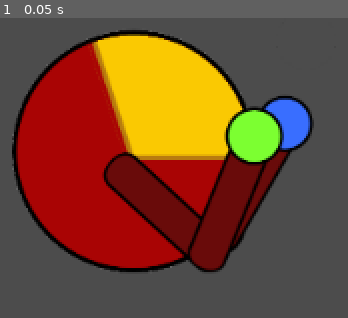
Above: before the commit, frame 1.
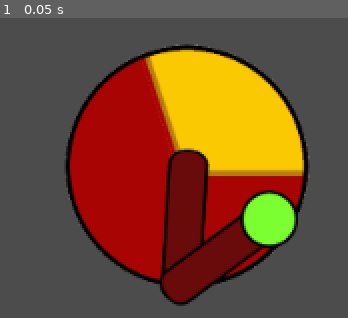
Above: after the commit, the same moment.

Repository: Smith1999Tom/Box-of-Bolts
Game: Godot game, scene res://Scenes/Main.tscn
The game is run twice, just before and just after one commit, with the same random seed, the same clock (stepped at 60 frames per second) and the same inputs. Before the commit the project starts from res://Main.tscn.
Inputs:
- Up to frame 1 (0.05 s): no input

The runs differ from the first frame. In frame 1, 42% of the frame differs, in the area x 3-91%, y 4-96%.

Commit message:
Create player object
Created the player object, and children nodes for each body part.
Added temporary art for each body part, and a temporary animation for right punch wind up.

Diff:
--- /dev/null
+++ b/Box of Bolts/Player.gd
@@ -0,0 +1,4 @@
+extends Node2D
+
+func _ready():
+	pass
--- a/Box of Bolts/Player.tscn
+++ /dev/null
@@ -1,19 +0,0 @@
-[gd_scene load_steps=3 format=2]
-
-[ext_resource path="res://Art/StaticMech.png" type="Texture" id=1]
-
-[sub_resource type="SpriteFrames" id=1]
-animations = [ {
-"frames": [ ExtResource( 1 ) ],
-"loop": true,
-"name": "StaticMech",
-"speed": 5.0
-} ]
-
-[node name="Player" type="Node2D"]
-
-[node name="AnimatedSprite" type="AnimatedSprite" parent="."]
-position = Vector2( 308.514, 327.167 )
-scale = Vector2( 0.5, 0.5 )
-frames = SubResource( 1 )
-animation = "StaticMech"
--- a/Box of Bolts/Main.tscn
+++ b/Box of Bolts/Scenes/Main.tscn
@@ -1,7 +1,8 @@
 [gd_scene load_steps=2 format=2]
 
-[ext_resource path="res://Player.tscn" type="PackedScene" id=1]
+[ext_resource path="res://Scenes/Player.tscn" type="PackedScene" id=1]
 
 [node name="Main" type="Node"]
 
 [node name="Player" parent="." instance=ExtResource( 1 )]
+position = Vector2( 18.9473, 14.7368 )
--- /dev/null
+++ b/Box of Bolts/Scenes/Player.tscn
@@ -0,0 +1,27 @@
+[gd_scene load_steps=5 format=2]
+
+[ext_resource path="res://Scenes/RArm/RightArm.tscn" type="PackedScene" id=1]
+[ext_resource path="res://Player.gd" type="Script" id=2]
+[ext_resource path="res://Art/Body.png" type="Texture" id=3]
+
+[sub_resource type="SpriteFrames" id=1]
+animations = [ {
+"frames": [ ExtResource( 3 ) ],
+"loop": true,
+"name": "StaticMech",
+"speed": 5.0
+} ]
+
+[node name="PlayerController" type="Node2D"]
+position = Vector2( -66.3419, 21.2294 )
+script = ExtResource( 2 )
+
+[node name="AnimatedSprite" type="AnimatedSprite" parent="."]
+position = Vector2( 315.1, 327.167 )
+scale = Vector2( 0.5, 0.5 )
+frames = SubResource( 1 )
+animation = "StaticMech"
+
+[node name="RightArm" parent="." instance=ExtResource( 1 )]
+position = Vector2( 137.328, 264.041 )
+scale = Vector2( 0.5, 0.5 )
--- /dev/null
+++ b/Box of Bolts/Scenes/RArm/RBicep.tscn
@@ -0,0 +1,14 @@
+[gd_scene load_steps=3 format=2]
+
+[ext_resource path="res://Art/RBicep.png" type="Texture" id=1]
+
+[sub_resource type="SpriteFrames" id=1]
+animations = [ {
+"frames": [ ExtResource( 1 ) ],
+"loop": true,
+"name": "default",
+"speed": 5.0
+} ]
+
+[node name="RBicep" type="AnimatedSprite"]
+frames = SubResource( 1 )
--- /dev/null
+++ b/Box of Bolts/Scenes/RArm/RFist.tscn
@@ -0,0 +1,28 @@
+[gd_scene load_steps=4 format=2]
+
+[ext_resource path="res://Art/RFist.png" type="Texture" id=1]
+
+[sub_resource type="SpriteFrames" id=1]
+animations = [ {
+"frames": [ ExtResource( 1 ) ],
+"loop": true,
+"name": "default",
+"speed": 5.0
+} ]
+
+[sub_resource type="CircleShape2D" id=2]
+radius = 37.3946
+
+[node name="RFist" type="Area2D"]
+position = Vector2( 0, 0.568802 )
+__meta__ = {
+"_edit_group_": true
+}
+
+[node name="AnimatedSprite" type="AnimatedSprite" parent="."]
+position = Vector2( 212.087, 194.94 )
+frames = SubResource( 1 )
+
+[node name="CollisionShape2D" type="CollisionShape2D" parent="."]
+position = Vector2( 211.151, 194.681 )
+shape = SubResource( 2 )
--- /dev/null
+++ b/Box of Bolts/Scenes/RArm/RForearm.tscn
@@ -0,0 +1,15 @@
+[gd_scene load_steps=3 format=2]
+
+[ext_resource path="res://Art/RForearm.png" type="Texture" id=1]
+
+[sub_resource type="SpriteFrames" id=1]
+animations = [ {
+"frames": [ ExtResource( 1 ) ],
+"loop": true,
+"name": "default",
+"speed": 5.0
+} ]
+
+[node name="RForearm" type="AnimatedSprite"]
+position = Vector2( -35.457, -15.5125 )
+frames = SubResource( 1 )
--- /dev/null
+++ b/Box of Bolts/Scenes/RArm/RightArm.tscn
@@ -0,0 +1,98 @@
+[gd_scene load_steps=5 format=2]
+
+[ext_resource path="res://Scenes/RArm/RForearm.tscn" type="PackedScene" id=1]
+[ext_resource path="res://Scenes/RArm/RFist.tscn" type="PackedScene" id=2]
+[ext_resource path="res://Scenes/RArm/RBicep.tscn" type="PackedScene" id=3]
+
+[sub_resource type="Animation" id=1]
+resource_name = "RPunch"
+loop = true
+tracks/0/type = "value"
+tracks/0/path = NodePath("RBicep:position")
+tracks/0/interp = 2
+tracks/0/loop_wrap = true
+tracks/0/imported = false
+tracks/0/enabled = true
+tracks/0/keys = {
+"times": PoolRealArray( 0, 1 ),
+"transitions": PoolRealArray( 1, 1 ),
+"update": 0,
+"values": [ Vector2( 400, 198.338 ), Vector2( 303.304, 201.751 ) ]
+}
+tracks/1/type = "value"
+tracks/1/path = NodePath("RBicep:rotation_degrees")
+tracks/1/interp = 2
+tracks/1/loop_wrap = true
+tracks/1/imported = false
+tracks/1/enabled = true
+tracks/1/keys = {
+"times": PoolRealArray( 0, 1 ),
+"transitions": PoolRealArray( 1, 1 ),
+"update": 0,
+"values": [ 0.0, 86.7 ]
+}
+tracks/2/type = "value"
+tracks/2/path = NodePath("RForearm:position")
+tracks/2/interp = 1
+tracks/2/loop_wrap = true
+tracks/2/imported = false
+tracks/2/enabled = true
+tracks/2/keys = {
+"times": PoolRealArray( 0, 0.1, 0.2, 0.3, 0.4, 0.5, 0.6, 0.7, 0.8, 1 ),
+"transitions": PoolRealArray( 1, 1, 1, 1, 1, 1, 1, 1, 1, 1 ),
+"update": 0,
+"values": [ Vector2( 477.562, 173.961 ), Vector2( 472.37, 181.128 ), Vector2( 460.961, 192.813 ), Vector2( 445.79, 200.66 ), Vector2( 429.384, 209.727 ), Vector2( 411.861, 217.354 ), Vector2( 390.976, 225.922 ), Vector2( 372.292, 232.163 ), Vector2( 356.785, 239.522 ), Vector2( 334.225, 259.281 ) ]
+}
+tracks/3/type = "value"
+tracks/3/path = NodePath("RForearm:rotation_degrees")
+tracks/3/interp = 1
+tracks/3/loop_wrap = true
+tracks/3/imported = false
+tracks/3/enabled = true
+tracks/3/keys = {
+"times": PoolRealArray( 0, 0.1, 0.2, 0.3, 0.4, 0.5, 0.6, 0.7, 0.8, 1 ),
+"transitions": PoolRealArray( 1, 1, 1, 1, 1, 1, 1, 1, 1, 1 ),
+"update": 0,
+"values": [ 0.0, 4.4416, 9.3592, 14.637, 20.3424, 26.5776, 33.4857, 41.2665, 50.1787, 69.4 ]
+}
+tracks/4/type = "value"
+tracks/4/path = NodePath("RFist:position")
+tracks/4/interp = 2
+tracks/4/loop_wrap = true
+tracks/4/imported = false
+tracks/4/enabled = true
+tracks/4/keys = {
+"times": PoolRealArray( 0, 0.1, 0.2, 0.3, 0.4, 0.5, 0.6, 0.7, 0.8, 1 ),
+"transitions": PoolRealArray( 1, 1, 1, 1, 1, 1, 1, 1, 1, 1 ),
+"update": 0,
+"values": [ Vector2( 303.601, -95.8301 ), Vector2( 302.641, -83.7715 ), Vector2( 295.763, -66.0249 ), Vector2( 285.839, -53.3478 ), Vector2( 271.406, -36.566 ), Vector2( 255.049, -17.0693 ), Vector2( 238.412, 0.419325 ), Vector2( 224.363, 15.622 ), Vector2( 211.261, 30.8725 ), Vector2( 208.612, 74.81 ) ]
+}
+tracks/5/type = "value"
+tracks/5/path = NodePath("RFist:rotation_degrees")
+tracks/5/interp = 2
+tracks/5/loop_wrap = true
+tracks/5/imported = false
+tracks/5/enabled = true
+tracks/5/keys = {
+"times": PoolRealArray( 0 ),
+"transitions": PoolRealArray( 1 ),
+"update": 0,
+"values": [ 0.0 ]
+}
+
+[node name="RightArm" type="Node2D"]
+
+[node name="RBicep" parent="." instance=ExtResource( 3 )]
+position = Vector2( 343.304, 200.339 )
+rotation = 0.887243
+
+[node name="RForearm" parent="." instance=ExtResource( 1 )]
+position = Vector2( 397.38, 223.294 )
+rotation = 0.547463
+
+[node name="RFist" parent="." instance=ExtResource( 2 )]
+position = Vector2( 243.332, -4.70959 )
+
+[node name="AnimationPlayer" type="AnimationPlayer" parent="."]
+playback_speed = 1.57
+anims/RPunch = SubResource( 1 )
--- a/Box of Bolts/project.godot
+++ b/Box of Bolts/project.godot
@@ -16,7 +16,7 @@
 [application]
 
 config/name="Box of Bolts"
-run/main_scene="res://Main.tscn"
+run/main_scene="res://Scenes/Main.tscn"
 config/icon="res://icon.png"
 
 [rendering]
Binary file added: Box of Bolts/Art/Body.png
Not shown, added: Box of Bolts/Art/Body.png.import
Binary file added: Box of Bolts/Art/LBicep.png
Not shown, added: Box of Bolts/Art/LBicep.png.import
Binary file added: Box of Bolts/Art/LFist.png
Not shown, added: Box of Bolts/Art/LFist.png.import
Binary file added: Box of Bolts/Art/LForearm.png
Not shown, added: Box of Bolts/Art/LForearm.png.import
Binary file added: Box of Bolts/Art/RBicep.png
Not shown, added: Box of Bolts/Art/RBicep.png.import
Binary file added: Box of Bolts/Art/RFist.png
Not shown, added: Box of Bolts/Art/RFist.png.import
(and 2 more such lines)
